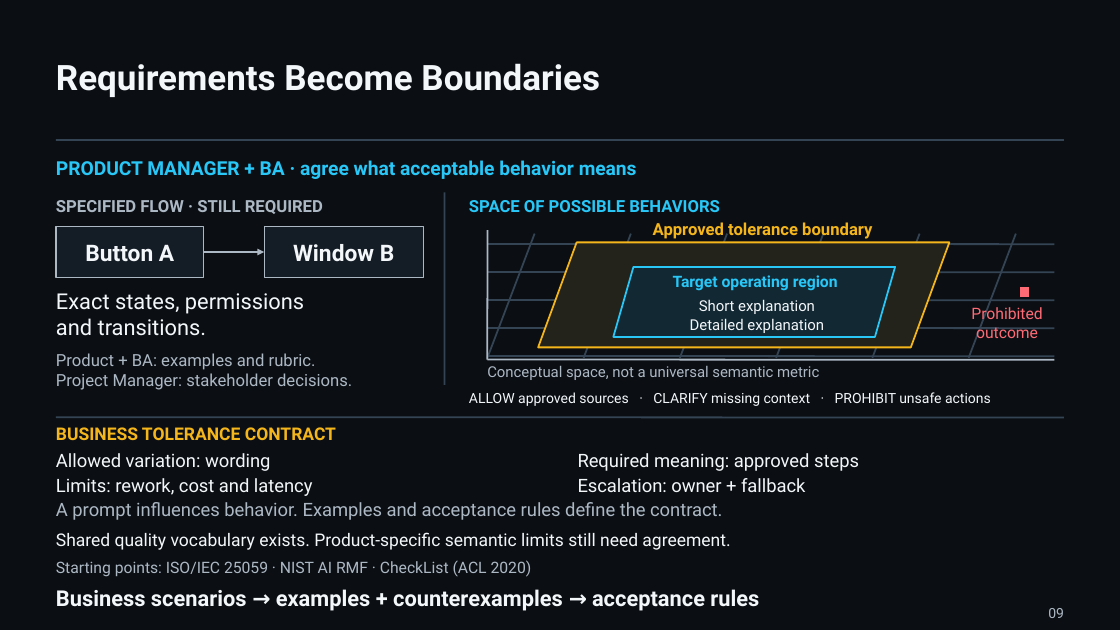
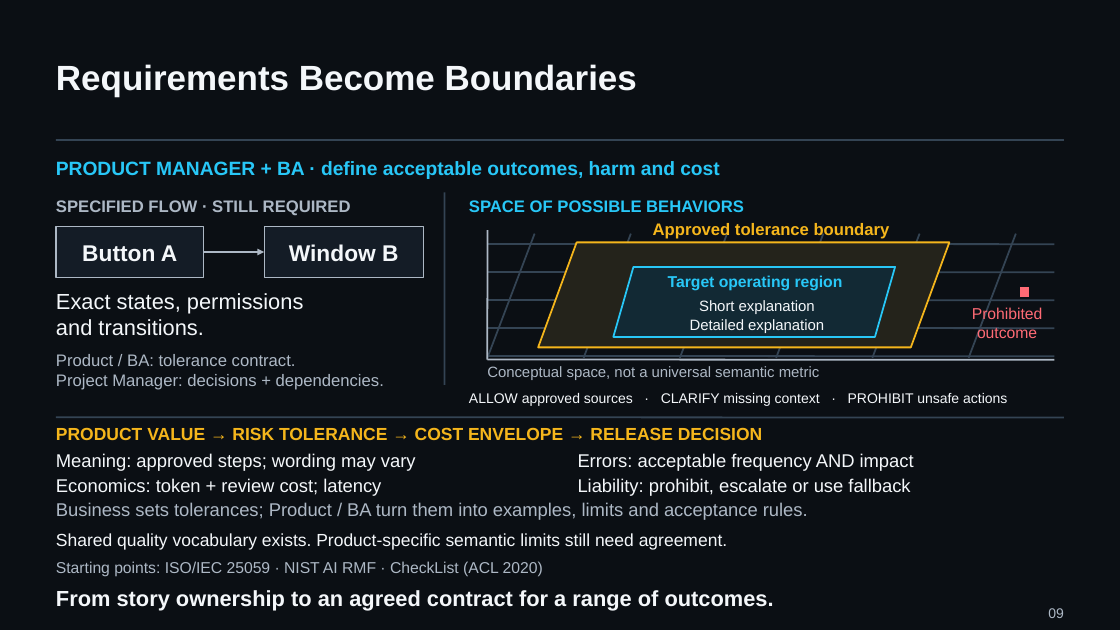
Before and after one commit to UncertaintyArchitectureGroup/uncertainty-architecture, a slide deck: slide 9 of assets/presentations/pmday-2026/ai-changes-both-sides.pptx. Drawn at 1120x630 pixels with LibreOffice and Linux fonts; fonts in the diff are those of the drawing. Boxes give left, top, right and bottom in pixels: in the first picture for what was removed or moved away, otherwise in the second. Text is boxed around its words. In the diff, an @@ line names an element or a change of style, - is before the commit and + after.

Commit message:
Refine PMDay contracts and control architecture with standard Arial

```diff
--- a/assets/presentations/pmday-2026/ai-changes-both-sides.pptx
+++ b/assets/presentations/pmday-2026/ai-changes-both-sides.pptx
@@ text at box(56, 161, 719, 179): text changed; font Roboto to Arial @@
-PRODUCT MANAGER + BA · agree what acceptable behavior means
+PRODUCT MANAGER + BA · define acceptable outcomes, harm and cost
@@ text at box(56, 354, 384, 390): text changed; font Roboto to Arial @@
-Product + BA: examples and rubric.
-Project Manager: stakeholder decisions.
+Product / BA: tolerance contract.
+Project Manager: decisions + dependencies.
@@ text at box(56, 427, 762, 440): text changed; font Roboto to Arial @@
-BUSINESS TOLERANCE CONTRACT
+PRODUCT VALUE → RISK TOLERANCE → COST ENVELOPE → RELEASE DECISION
@@ text at box(56, 478, 381, 496): text changed; font Roboto to Arial @@
-Limits: rework, cost and latency
+Economics: token + review cost; latency
@@ text at box(56, 453, 416, 471): text changed; font Roboto to Arial @@
-Allowed variation: wording
+Meaning: approved steps; wording may vary
@@ text at box(578, 453, 914, 471): text changed; font Roboto to Arial @@
-Required meaning: approved steps
+Errors: acceptable frequency AND impact
@@ text at box(578, 478, 910, 496): text changed; font Roboto to Arial @@
-Escalation: owner + fallback
+Liability: prohibit, escalate or use fallback
@@ text at box(56, 502, 808, 520): text changed; font Roboto to Arial @@
-A prompt influences behavior. Examples and acceptance rules define the contract.
+Business sets tolerances; Product / BA turn them into examples, limits and acceptance rules.
@@ font Roboto to Arial in 16 elements at box(56, 64, 637, 97), box(1048, 608, 1064, 618), box(56, 200, 351, 215), box(82, 245, 177, 262), box(289, 244, 398, 262), box(56, 293, 303, 336), box(469, 200, 744, 212), box(653, 223, 890, 240), box(668, 275, 843, 291), box(699, 300, 815, 314), box(690, 319, 824, 333), box(972, 306, 1043, 338), box(487, 366, 819, 380), box(469, 393, 1007, 406), box(56, 533, 727, 550), box(56, 561, 543, 577) @@
@@ text at box(56, 590, 774, 611): text changed; font Roboto to Arial @@
-Business scenarios → examples + counterexamples → acceptance rules
+From story ownership to an agreed contract for a range of outcomes.
```
Also in this commit, not shown: 13 other slides changed, 12 other files.
